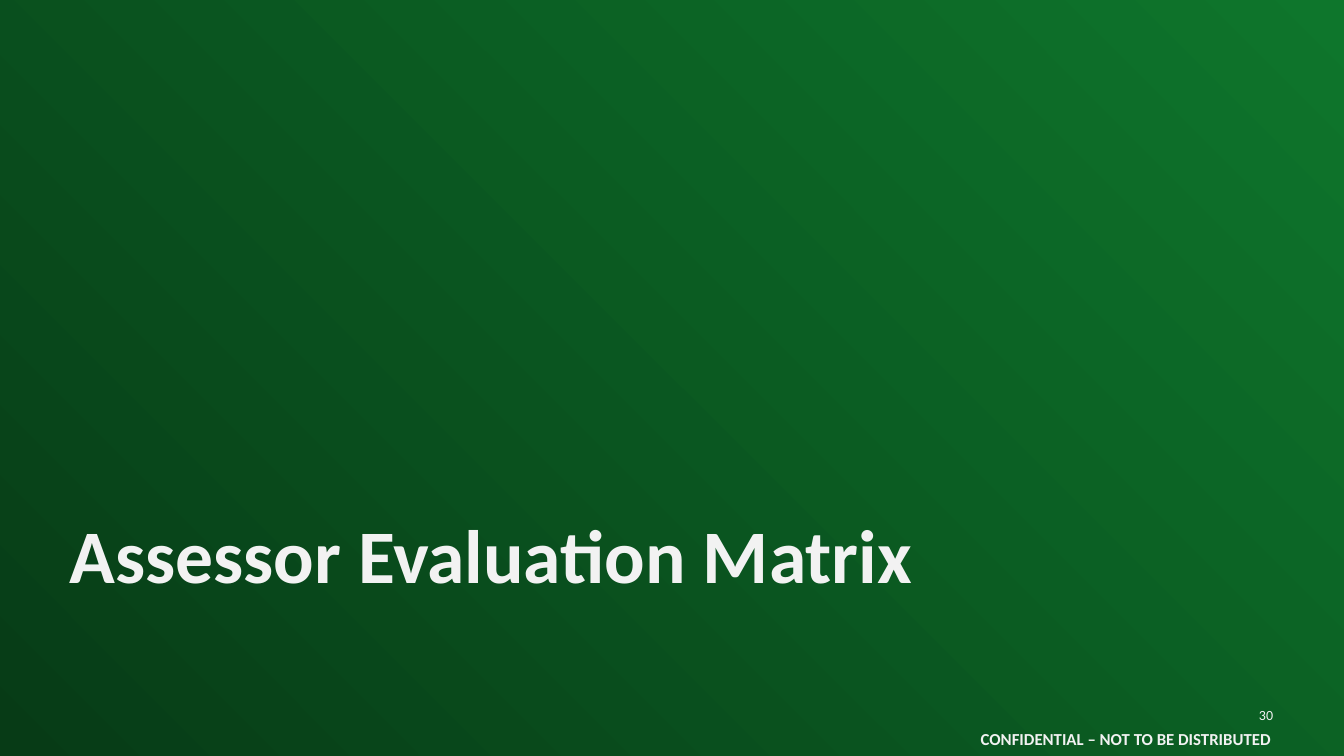
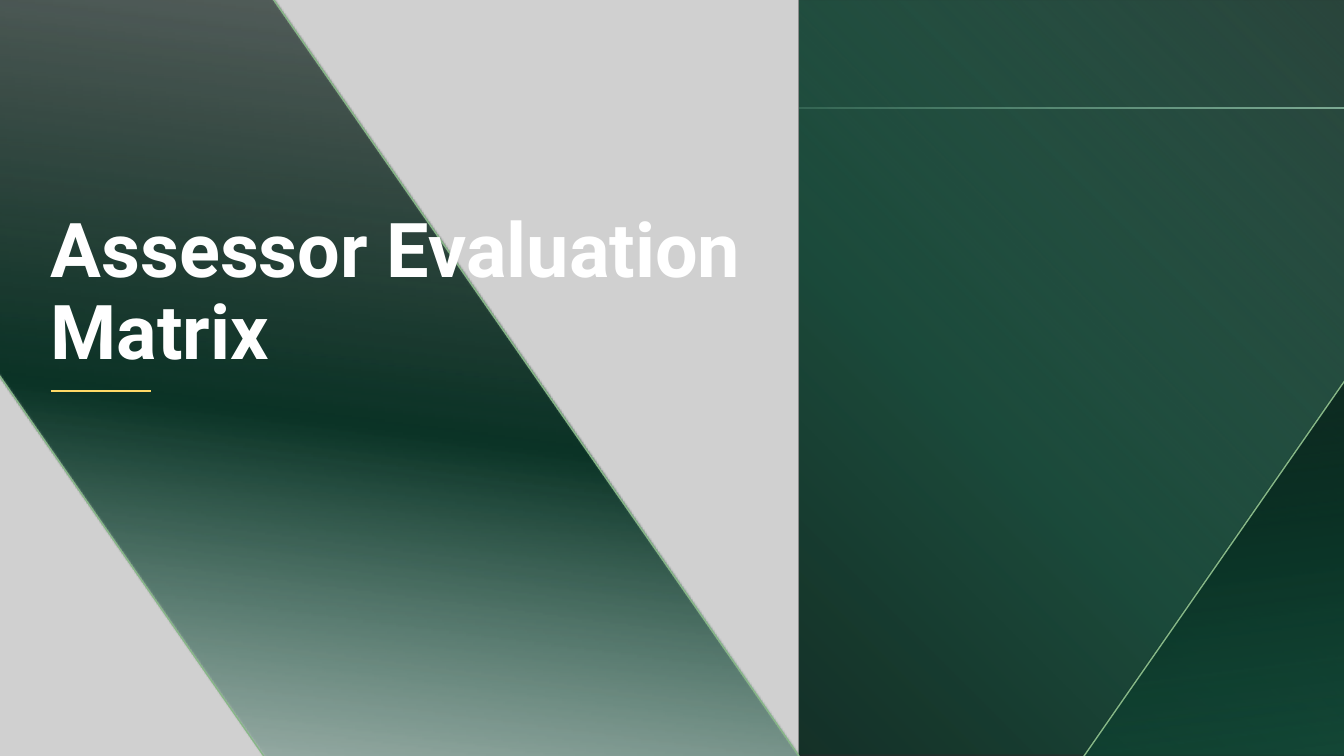
Before and after one commit to meedo5657-rgb/SAFF, a slide deck: slide 30 of Refereeing_Pathway_Presentation.pptx. Drawn at 1344x756 pixels with LibreOffice and Linux fonts; fonts in the diff are those of the drawing; grey boxes stand for pictures; background and template pictures are left out; a plain dark background stands for a picture behind light text. Boxes give left, top, right and bottom in pixels: in the first picture for what was removed or moved away, otherwise in the second. Text is boxed around its words. In the diff, an @@ line names an element or a change of style, - is before the commit and + after.

```diff
--- a/Refereeing_Pathway_Presentation.pptx
+++ b/Refereeing_Pathway_Presentation.pptx
@@ background gradient #0E762C to #073B16 to picture (left out) @@
@@ rectangle added at [0, 0, 1344, 756], fill gradient #287159 to #1B4C3C to #0D261E to #000000 @@
@@ picture added at [0, 0, 799, 756] @@
@@ diag stripe added at [0, 0, 956, 756], fill gradient #000000 to #0B3226 to #16654B, outline #87B787 1 pt @@
@@ line added from (0, 108) to (1344, 108), #87B787 1 pt @@
@@ diag stripe added at [923, 166, 1344, 756], fill gradient #000000 to #0B3226 to #16654B, outline #87B787 1 pt @@
@@ text "Assessor Evaluation Matrix": place and size @@
-text "Assessor Evaluation Matrix" at [69, 530, 912, 584]
+text "Assessor Evaluation Matrix" at [51, 208, 740, 360]
@@ text "Assessor Evaluation Matrix" at [51, 208, 740, 360]: font Calibri to Roboto, text colour #F2F2F2 to #FFFFFF; line spacing 60pt to 0.9 @@
@@ line added from (151, 391) to (50, 391), #FFD966 1.75 pt @@
@@ page number removed at [1259, 711, 1273, 720] @@
-30
@@ text removed at [981, 734, 1270, 745] @@
-CONFIDENTIAL – NOT TO BE DISTRIBUTED
```
Also in this commit, not shown: 33 other slides changed, 1 slide added, 1 slide removed.
